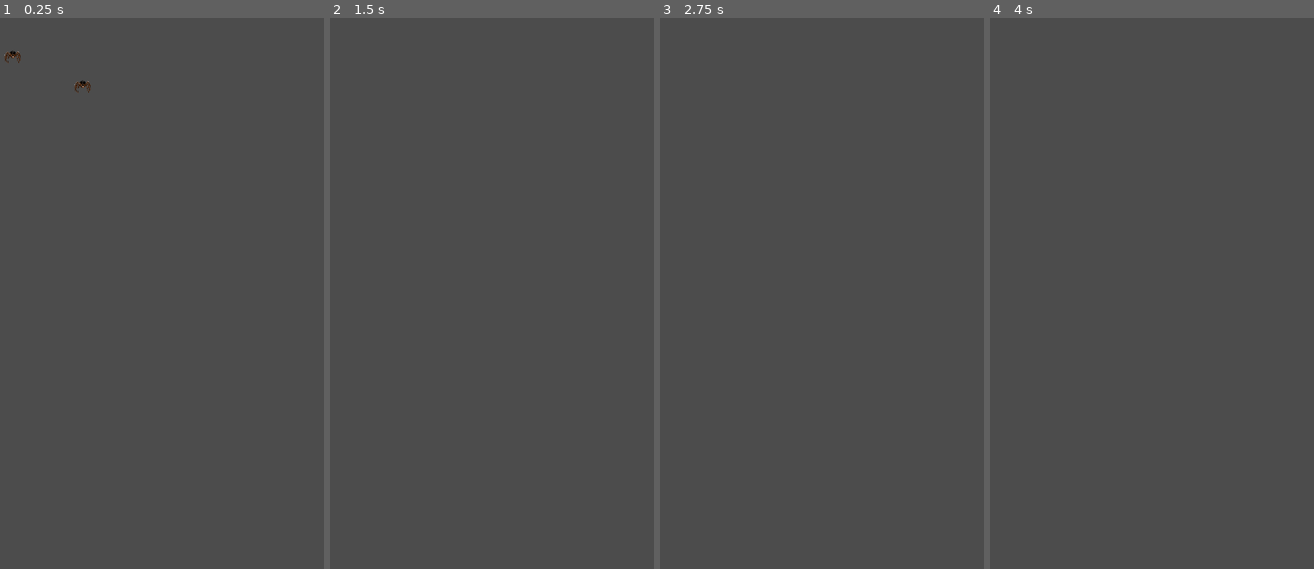
Above: before the commit, frames 1-4 (left to right).
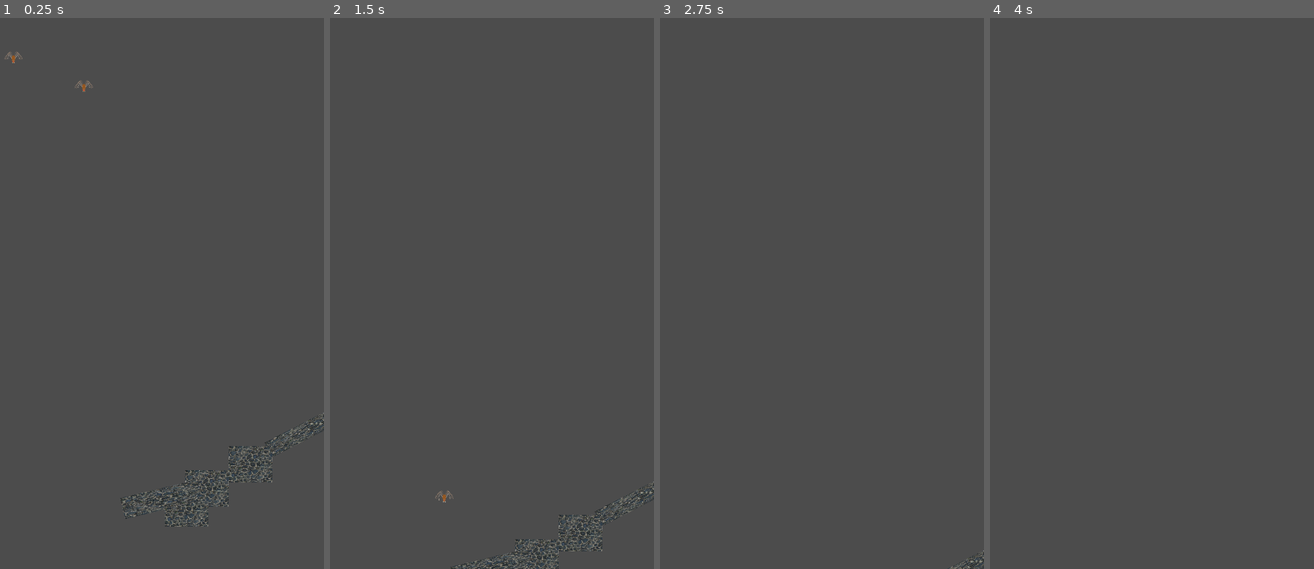
Above: after the commit, the same moments.

Repository: downhillGames/WebOfWar
Game: Godot game, scene res://MAin.tscn
Two runs of this game, one before a commit and one after it. Both use one fixed random seed, a clock stepped at 60 frames per second and the inputs below.
Inputs:
- Up to frame 1 (0.25 s): no input
- Up to frame 2 (1.5 s): tap Enter (ui_accept) at 0.5, 0.77 s; hold D (2p_right) from 0.53 s (still down); tap Q (2p_accept) at 0.6, 1.35 s
- Up to frame 3 (2.75 s): tap Enter (ui_accept) at 1.52 s; release D (2p_right) at 2.03 s; hold A (2p_left) from 2.03 s (still down); tap Q (2p_accept) at 2.1 s
- Up to frame 4 (4 s): tap Enter (ui_accept) at 2.75, 3.02, 3.77 s; release A (2p_left) at 2.78 s; hold D (2p_right) from 2.78 s (still down); tap Q (2p_accept) at 2.85, 3.5, 3.6 s

The runs differ from the first frame. In frame 1, 1.4% of the frame differs, in the area x 1-100%, y 5-93%; in frame 2, 1.0%; in frame 3, less than 0.1%; in frame 4, nothing differs.
Error in both runs: Invalid set index 'position' (on base: 'Nil') with value of type 'Vector2'. (res://test.gd:60)

Commit message:
some fixes

Diff:
--- a/MAin.tscn
+++ b/MAin.tscn
@@ -1,7 +1,8 @@
-[gd_scene load_steps=6 format=2]
+[gd_scene load_steps=7 format=2]
 
 [ext_resource path="res://Spider.gd" type="Script" id=1]
-[ext_resource path="res://Assets/Spider Lord.png" type="Texture" id=2]
+[ext_resource path="res://Web O War - spider vector 1.png" type="Texture" id=2]
+[ext_resource path="res://platform10.tscn" type="PackedScene" id=3]
 [ext_resource path="res://test.gd" type="Script" id=4]
 [ext_resource path="res://Spider2.gd" type="Script" id=5]
 
@@ -17,25 +18,28 @@
 scale = Vector2( 0.25, 0.25 )
 script = ExtResource( 1 )
 
-[node name="Sprite" type="Sprite" parent="KinematicBody2D"]
-position = Vector2( 3, 5.00001 )
-scale = Vector2( 0.251064, 0.325342 )
-texture = ExtResource( 2 )
-
 [node name="CollisionShape2D" type="CollisionShape2D" parent="KinematicBody2D"]
 position = Vector2( 5, 8 )
 shape = SubResource( 1 )
+
+[node name="Sprite" type="Sprite" parent="KinematicBody2D"]
+position = Vector2( 520, 216 )
+scale = Vector2( 0.109062, 0.143089 )
+texture = ExtResource( 2 )
 
 [node name="KinematicBody2D2" type="KinematicBody2D" parent="."]
 position = Vector2( 114, 35 )
 scale = Vector2( 0.25, 0.25 )
 script = ExtResource( 5 )
 
-[node name="Sprite" type="Sprite" parent="KinematicBody2D2"]
-position = Vector2( 3, 5.00001 )
-scale = Vector2( 0.251064, 0.325342 )
-texture = ExtResource( 2 )
-
 [node name="CollisionShape2D" type="CollisionShape2D" parent="KinematicBody2D2"]
 position = Vector2( 12, 0 )
 shape = SubResource( 1 )
+
+[node name="Sprite" type="Sprite" parent="KinematicBody2D2"]
+position = Vector2( -500, -208 )
+scale = Vector2( 0.109062, 0.143089 )
+texture = ExtResource( 2 )
+
+[node name="platform10" parent="." instance=ExtResource( 3 )]
+position = Vector2( 308, 780 )
--- a/test.gd
+++ b/test.gd
@@ -22,7 +22,7 @@
 
 func _ready():
 
-
+	randomize()
 	var object
 	var rand = randi() % 6
 	for i in range(200):
Binary file added: webofwar_spider_attack_animation_placeholder.png
Not shown, added: webofwar_spider_attack_animation_placeholder.png.import
Binary file added: webofwar_spider_placeholder_1.png
Not shown, added: webofwar_spider_placeholder_1.png.import
Binary file added: webofwar_tile_1_placeholder.png
Not shown, added: webofwar_tile_1_placeholder.png.import
Binary file added: webofwar_tile_2_placeholder.png
Not shown, added: webofwar_tile_2_placeholder.png.import
